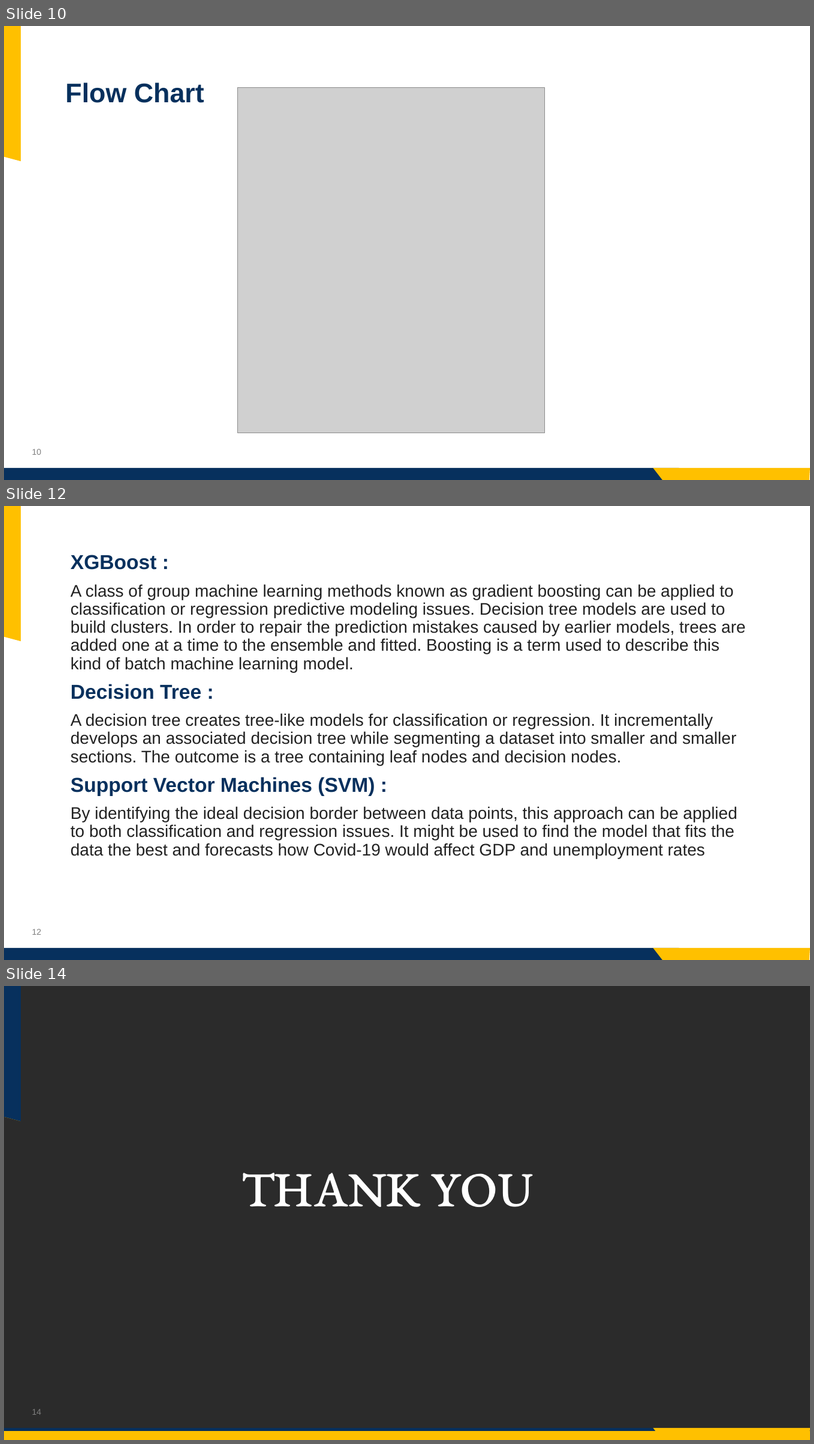
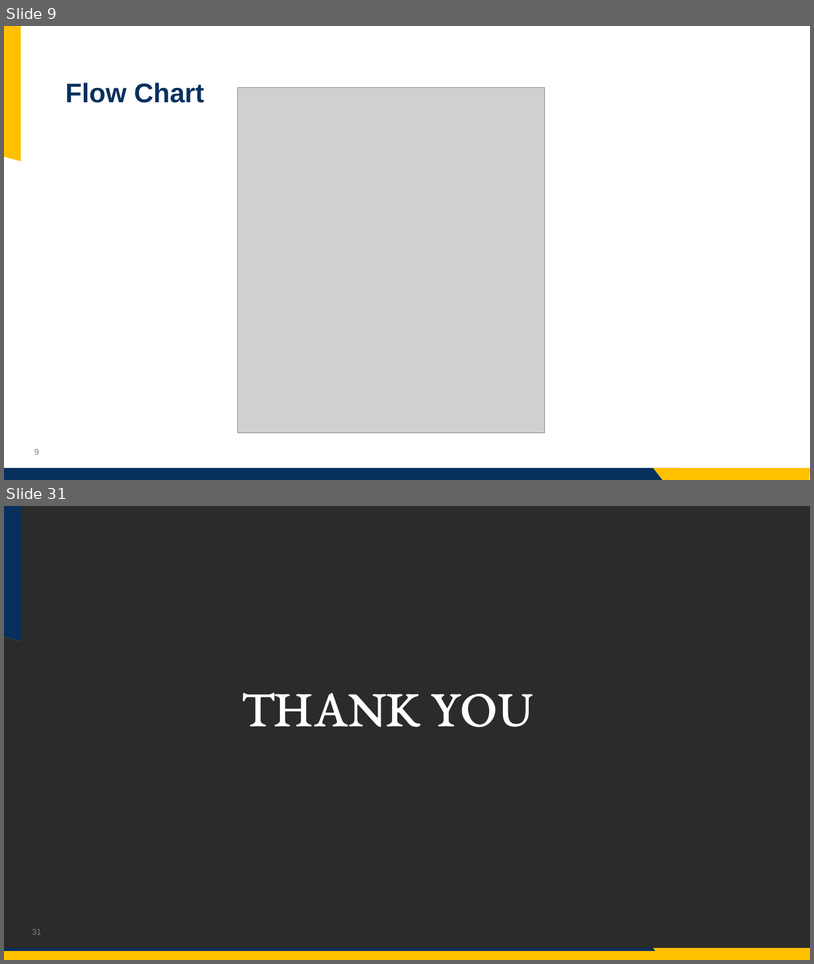
Before and after one commit to jashwanth08/SpringCapstone2023, a slide deck: presentataions/Presentation.pptx. Shown one above the other, each under a label of ours: slides 10, 12 and 14 before the commit, slides 9 and 31 after it; the slides between them are not shown. The pictures are 814x1444 and 814x964 pixels, drawn with LibreOffice and Linux fonts; fonts in the diff are those of the drawing; grey boxes stand for pictures; background and template pictures are left out; a plain dark background stands for a picture behind light text. Boxes give left, top, right and bottom in pixels: in the first picture for what was removed or moved away, otherwise in the second. Text is boxed around its words. In the diff, an @@ line names an element or a change of style, - is before the commit and + after.

```diff
--- a/presentataions/Presentation.pptx
+++ b/presentataions/Presentation.pptx
@@ slide 12 removed at (x1=4, y1=506, x2=810, y2=960), background picture (left out); not listed: 4 template elements that a slide beside it also shows @@
@@ text removed at (x1=71, y1=555, x2=746, y2=858) @@
-XGBoost :
-A class of group machine learning methods known as gradient boosting can be applied to classification or regression predictive modeling issues. Decision tree models are used to build clusters. In order to repair the prediction mistakes caused by earlier models, trees are added one at a time to the ensemble and fitted. Boosting is a term used to describe this kind of batch machine learning model.
-Decision Tree :
-A decision tree creates tree-like models for classification or regression. It incrementally develops an associated decision tree while segmenting a dataset into smaller and smaller sections. The outcome is a tree containing leaf nodes and decision nodes.
-Support Vector Machines (SVM) :
-By identifying the ideal decision border between data points, this approach can be applied to both classification and regression issues. It might be used to find the model that fits the data the best and forecasts how Covid-19 would affect GDP and unemployment rates
@@ what was slide 10 is now slide 9 @@
@@ page number at (x1=35, y1=448, x2=39, y2=454): text changed @@
-10
+9
@@ what was slide 14 is now slide 31 @@
@@ page number at (x1=32, y1=928, x2=42, y2=934): text changed @@
-14
+31
```
Also in this commit, not shown: 3 slides changed, 23 slides added, 5 other slides removed.
